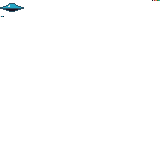
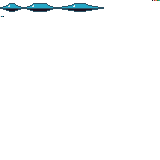
Layer changes from the first 160px x 160px image to the second:
painted on "Lag" over 24, 3, 104, 12
